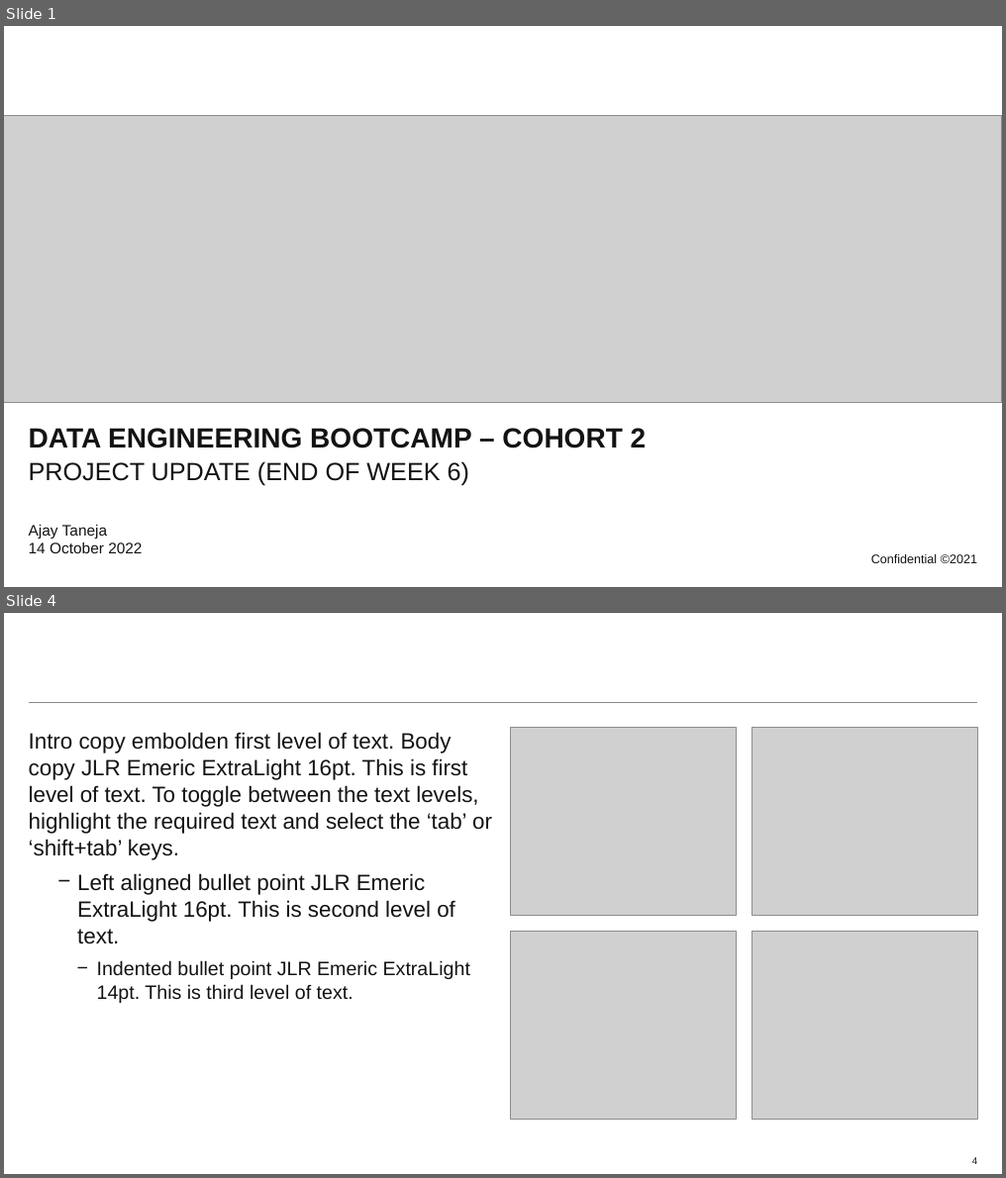
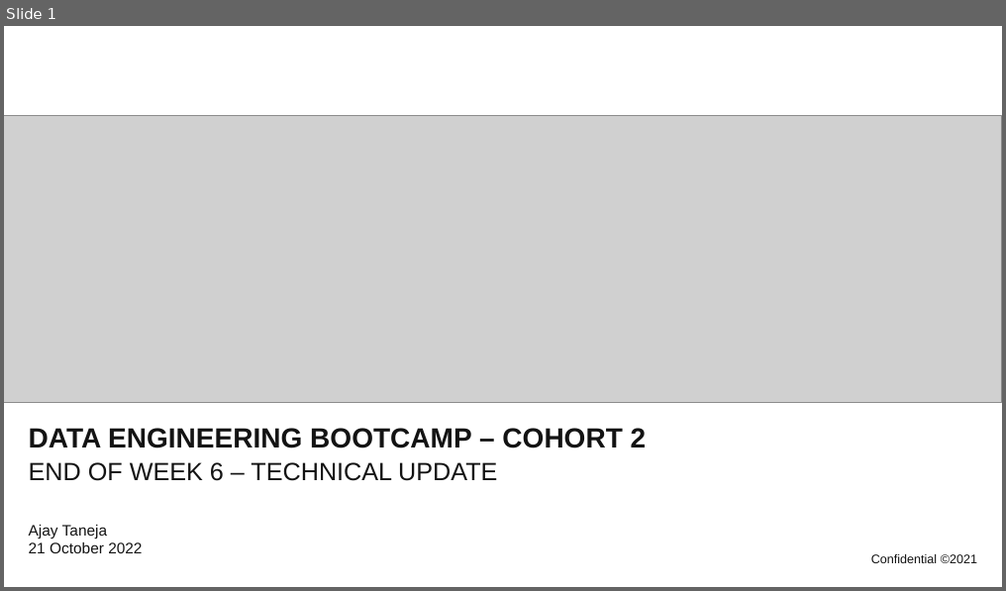
Before and after one commit to atanejajlr/week_5_v3, a slide deck: presentation/project_presentation.pptx. Shown one above the other, each under a label of ours: slides 1 and 4 before the commit, slide 1 after it; the slides between them are not shown. The pictures are 1006x1178 and 1006x591 pixels, drawn with LibreOffice and Linux fonts; fonts in the diff are those of the drawing; grey boxes stand for pictures; background and template pictures are left out. Boxes give left, top, right and bottom in pixels: in the first picture for what was removed or moved away, otherwise in the second. Text is boxed around its words. In the diff, an @@ line names an element or a change of style, - is before the commit and + after.

Commit message:
Completed presentation and created a copy which is renamed

```diff
--- a/presentation/project_presentation.pptx
+++ b/presentation/project_presentation.pptx
@@ slide 4 removed at (x1=4, y1=613, x2=1002, y2=1174), background #FFFFFF; not listed: 1 template element that a slide beside it also shows @@
@@ picture removed at (x1=511, y1=727, x2=737, y2=915) @@
@@ picture removed at (x1=751, y1=727, x2=977, y2=915) @@
@@ text removed at (x1=29, y1=732, x2=492, y2=1003) @@
-Intro copy embolden first level of text. Body copy JLR Emeric ExtraLight 16pt. This is first level of text. To toggle between the text levels, highlight the required text and select the ‘tab’ or ‘shift+tab’ keys.
-  − Left aligned bullet point JLR Emeric ExtraLight 16pt. This is second level of text.
-    − Indented bullet point JLR Emeric ExtraLight 14pt. This is third level of text.
@@ picture removed at (x1=511, y1=932, x2=737, y2=1120) @@
@@ picture removed at (x1=751, y1=932, x2=977, y2=1120) @@
@@ page number removed at (x1=972, y1=1157, x2=977, y2=1164) @@
-4
@@ slide 1 changed as well @@
@@ subtitle at (x1=29, y1=463, x2=497, y2=481): text changed @@
-PROJECT UPDATE (END OF WEEK 6)
+END OF WEEK 6 – TECHNICAL UPDATE
@@ text at (x1=29, y1=525, x2=142, y2=554): text changed @@
-Ajay Taneja
-14 October 2022
+Ajay Taneja
+21 October 2022
```
Also in this commit, not shown: 8 slides added, 11 other slides removed, 6 other files.
